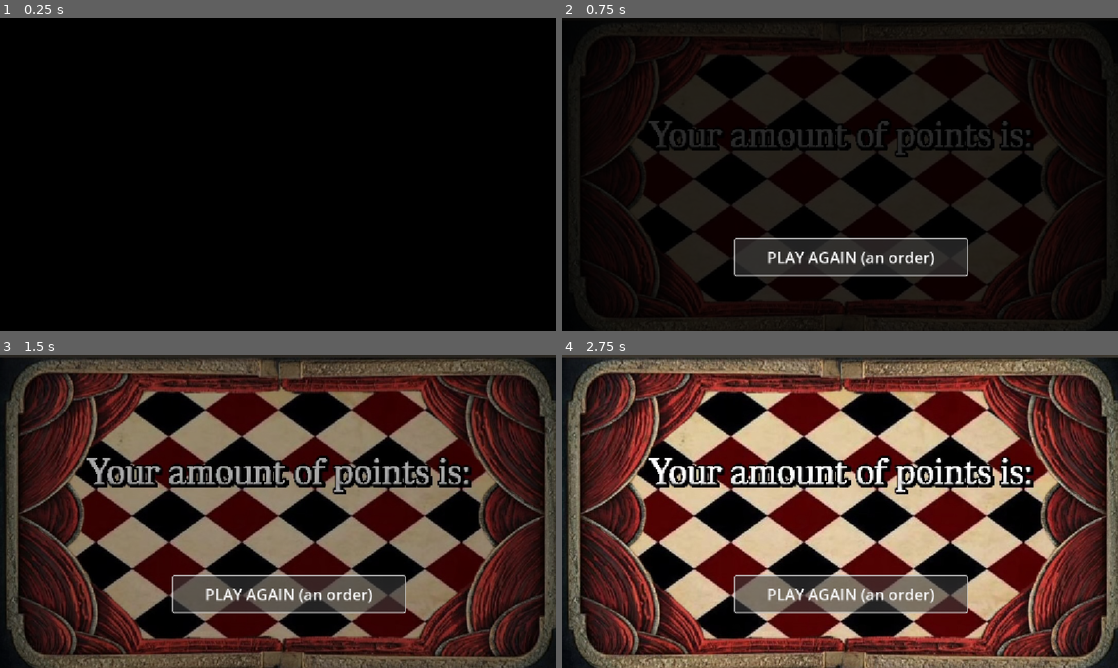
Above: before the commit, frames 1-4 (two rows, left to right).
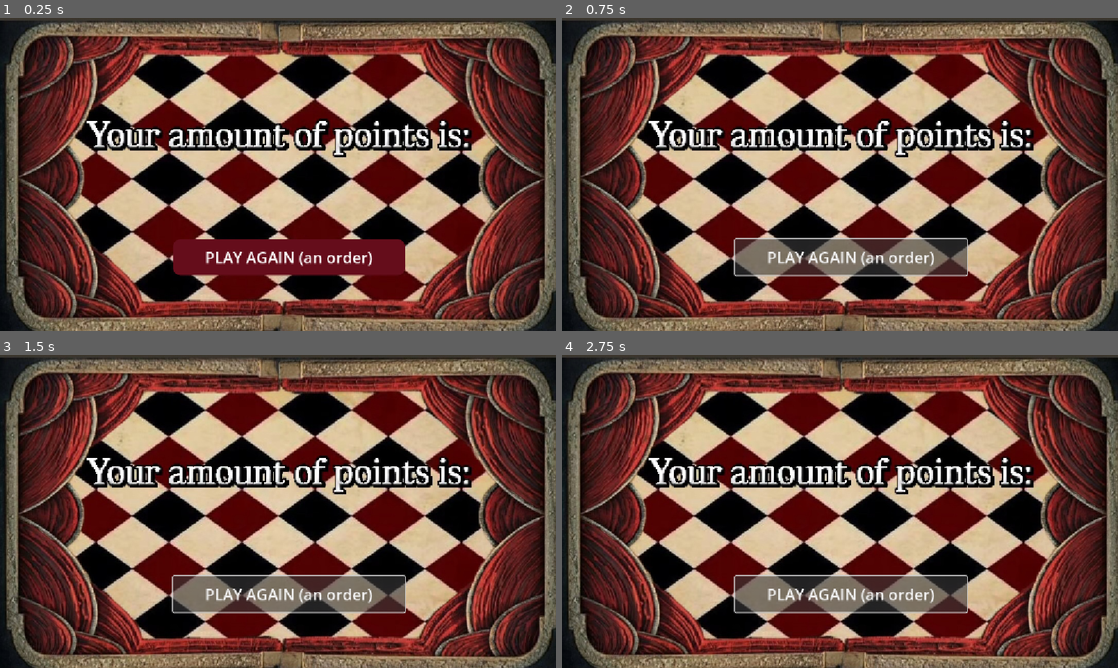
Above: after the commit, the same moments.

Repository: arijchebbi-del/Cinema_Game
Game: Godot game, scene res://scenes/ui/eding lel rebhin.tscn
Same seed, same stepped clock (60 frames per second), same inputs: the game is played once before the commit and once after it. This scene is started directly instead of the project's main scene. Video files are missing from this copy of the repository; at most half a second of black plays in their place.
Inputs (mouse positions are in pixels of both pictures, inside the frame that each line leads up to):
- Up to frame 1 (0.25 s): no input
- Up to frame 2 (0.75 s): click (851, 255) at 0.5 s, where only the run after the commit has a clickable "PLAY AGAIN (an order)"
- Up to frame 3 (1.5 s): click "PLAY AGAIN (an order)" at 1.25 s
- Up to frame 4 (2.75 s): click "PLAY AGAIN (an order)" at 2 s

The runs differ from the first frame. In frame 1, 85% of the frame differs, in the area x 0-100%, y 0-100%; in frame 2, 82%; in frame 3, 64%; in frame 4, nothing differs.
Error after the commit: Invalid access to property or key 'selected_movie' on a base object of type 'Node (Global.gd)'. (res://scenes/ui/eding_lel_rebhin.gd:13)

Commit message:
MovieQuestions

Diff:
--- a/scenes/ui/eding_lel_rebhin.gd
+++ b/scenes/ui/eding_lel_rebhin.gd
@@ -1,31 +1,76 @@
-
 extends Control
 
-@onready var video = $VideoStreamPlayer
-@onready var photo = $TextureRect
-@onready var button = $Button
-@onready var points_label = $points
-
-var points = ""
+var game_over = false
+var correct_answers = 0
+const MATCH_THRESHOLD = 0.8
+var question
+var answer : String
+@onready var title_label: Label = $TitleLabel
+@onready var poster: TextureRect = $Poster
+@onready var question_label: Label = $QuestionLabel
 
 func _ready():
-	photo.hide()
-	button.hide()
-	points_label.hide()
-	points_label.text = str(points)
+	var movie = Global.selected_movie
+	title_label.text = movie["title"]
+	poster.texture = load(movie["poster path"])
+	question = movie["questions"].pick_random()
+	question_label.text = question["q"]
+	answer = question["a"]
 
-	video.finished.connect(_on_video_finished)
+	# Set timer to 30 seconds
+	$Timer.wait_time = 30.0
+	$Timer.one_shot = true
+	$Timer.timeout.connect(_on_timeout)
+	$Timer.start()
 
-func _on_video_finished():
-	photo.show()
-	photo.modulate.a = 0.0
+	# Update timer display
+	$TimerLabel.text = "Time: 30"
 
-	button.show()
-	points_label.show()
+	# Make GameSelect buttons transparent
+	Global.make_all_buttons_transparent()
 
-	var tween = create_tween()
-	tween.tween_property(photo, "modulate:a", 1.0, 1.5)
 
-func update_points(new_points: int):
-	points = new_points
-	points_label.text = str(points)
+	$NextButton.hide()
+
+func _process(_delta):
+	# Update timer display every frame
+	if $Timer.is_stopped() == false:
+		$TimerLabel.text = "Time: %d" % ceil($Timer.time_left)
+
+func _input(event):
+	if game_over or not event.is_action_pressed("ui_accept") or event.is_echo():
+		return
+	var input = $GuessInput.text.strip_edges().to_lower()
+	var match_answer = find_match(input)
+
+	if match_answer != "":
+		correct_answers += 1
+		if correct_answers == 1:
+			check_win()
+	$GuessInput.text = ""
+
+func check_win():
+	if game_over:
+		return
+	game_over = true
+	$Timer.stop()
+	if correct_answers == 1:
+		Global.add_score("moviequestions", 5)
+		$NextButton.show()
+	else:
+		Global.game_lost.emit()
+		get_tree().change_scene_to_file("res://scenes/Result.tscn")
+
+
+
+func _on_timeout():
+	# Timer expired
+	check_win()
+
+func find_match(input: String) -> String:
+	if input.similarity(answer.to_lower()) >= MATCH_THRESHOLD:
+		return answer
+	return ""
+
+func _on_NextButton_pressed():
+	get_tree().change_scene_to_file("res://scenes/game/map.tscn")
